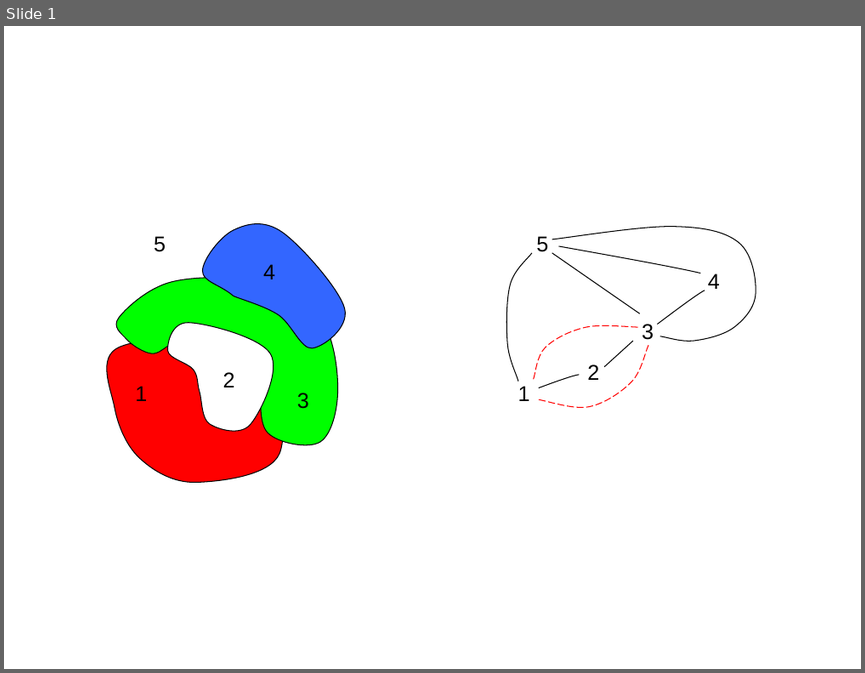
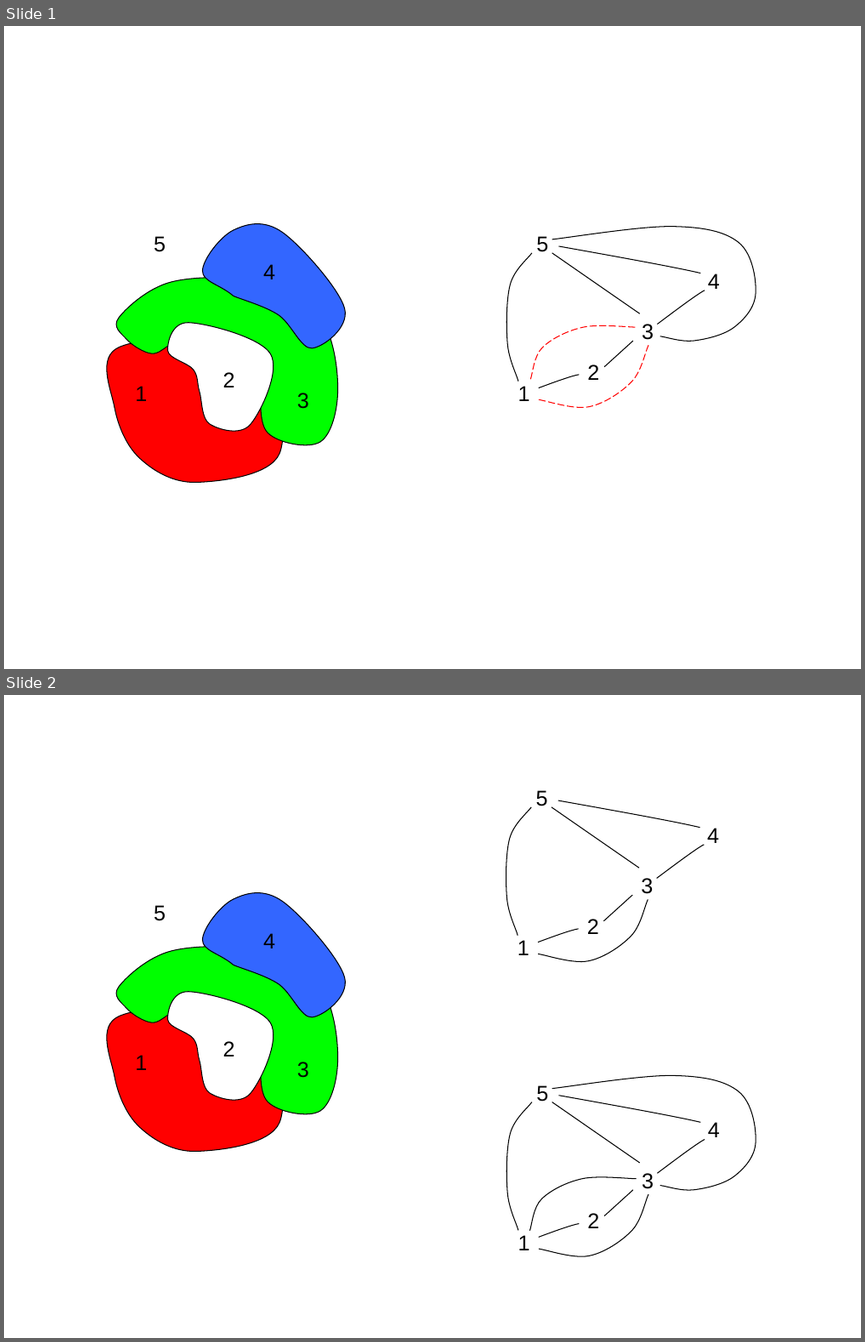
Before and after one commit to stefanutti/maps-coloring-java, a slide deck: ct/ct-docs/ppt/maps-and-graphs.ppt. Shown one above the other, each under a label of ours: slide 1 before the commit, slides 1 and 2 after it. The pictures are 865x673 and 865x1342 pixels, drawn with LibreOffice and Linux fonts; fonts in the diff are those of the drawing. Boxes give left, top, right and bottom in pixels: in the first picture for what was removed or moved away, otherwise in the second. Text is boxed around its words. In the diff, an @@ line names an element or a change of style, - is before the commit and + after.

```diff
--- a/ct/ct-docs/ppt/maps-and-graphs.ppt
+++ b/ct/ct-docs/ppt/maps-and-graphs.ppt
@@ slide 2 added at (4,695,861,1338), background #FFFFFF @@
@@ group added at (506,790,719,964): 6 freeform shapes, 5 texts, 1 line @@
+1
+2
+3
+4
+5
@@ freeform shape added at (203,888,350,1018), fill #3366FF, outline #000000 0.74 pt @@
@@ text added at (154,905,166,921), 18 pt, text #000000 @@
+5
@@ freeform shape added at (112,945,338,1118), fill #00FF00, outline #000000 0.74 pt @@
@@ text added at (263,933,275,948), 18 pt, text #000000 @@
+4
@@ freeform shape added at (97,998,289,1151), fill #FF0000, outline #000000 0.74 pt @@
@@ freeform shape added at (167,991,281,1105), fill #FFFFFF, outline #000000 0.74 pt @@
@@ text added at (223,1041,235,1056), 18 pt, text #000000 @@
+2
@@ text added at (135,1055,147,1070), 18 pt, text #000000 @@
+1
@@ text added at (297,1061,309,1077), 18 pt, text #000000 @@
+3
@@ group added at (506,1075,756,1258): 8 freeform shapes, 5 texts, 1 line @@
+1
+2
+3
+4
+5
@@ slide 1 changed as well @@
@@ freeform shape: place and size @@
-freeform shape at (534,324,640,379)
+freeform shape at (530,324,636,379)
```
Also in this commit, not shown: 9 other files.
